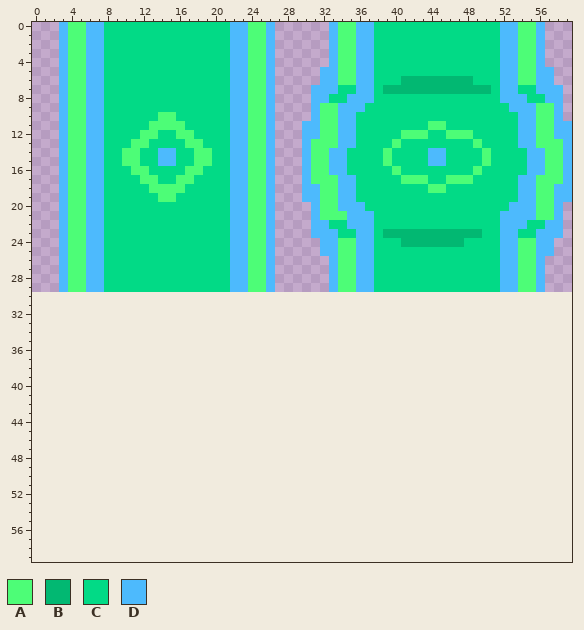
A pixel-art sprite gets an edit: data/carpet1.png. That is the earlier state.
The file is 60x30 pixels. The old version is drawn lined up with the new one, on the new canvas.
Palette (. is transparent): A #4dfd77  B #02b872  C #02da86  D #4dbafd
Now the later version:
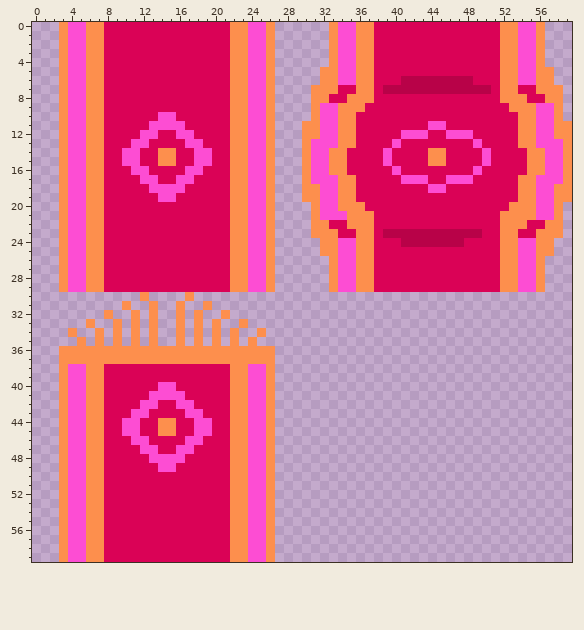
From the commit log: Ajout de l'extrémité carpet et de carpet2
Changes in this commit:
canvas 60x30 -> 60x60
@@ palette @@
-A #4dfd77
+A #fd4dd3
-B #02b872
+B #b80248
-C #02da86
+C #da0256
-D #4dbafd
+D #fd8f4d
@@ x 1..28 @@
 29 ..DAADDCCCCCCCCCCCCCCDDAAD..
-30 ............................
-31 ............................
-32 ............................
-33 ............................
-34 ............................
-35 ............................
-36 ............................
-37 ............................
-38 ............................
-39 ............................
-40 ............................
-41 ............................
-42 ............................
-43 ............................
-44 ............................
-45 ............................
-46 ............................
-47 ............................
-48 ............................
-49 ............................
-50 ............................
-51 ............................
-52 ............................
-53 ............................
-54 ............................
-55 ............................
-56 ............................
-57 ............................
-58 ............................
-59 ............................
+30 ...........D....D...........
+31 .........D..D..D..D.........
+32 .......D..D.D..D.D..D.......
+33 .....D..D.D.D..D.D.D..D.....
+34 ...D..D.D.D.D..D.D.D.D..D...
+35 ....D.D.D.D.D..D.D.D.D.D....
+36 ..DDDDDDDDDDDDDDDDDDDDDDDD..
+37 ..DDDDDDDDDDDDDDDDDDDDDDDD..
+38 ..DAADDCCCCCCCCCCCCCCDDAAD..
+39 ..DAADDCCCCCCCCCCCCCCDDAAD..
+40 ..DAADDCCCCCCAACCCCCCDDAAD..
+41 ..DAADDCCCCCAAAACCCCCDDAAD..
+42 ..DAADDCCCCAACCAACCCCDDAAD..
+43 ..DAADDCCCAACCCCAACCCDDAAD..
+44 ..DAADDCCAACCDDCCAACCDDAAD..
+45 ..DAADDCCAACCDDCCAACCDDAAD..
+46 ..DAADDCCCAACCCCAACCCDDAAD..
+47 ..DAADDCCCCAACCAACCCCDDAAD..
+48 ..DAADDCCCCCAAAACCCCCDDAAD..
+49 ..DAADDCCCCCCAACCCCCCDDAAD..
+50 ..DAADDCCCCCCCCCCCCCCDDAAD..
+51 ..DAADDCCCCCCCCCCCCCCDDAAD..
+52 ..DAADDCCCCCCCCCCCCCCDDAAD..
+53 ..DAADDCCCCCCCCCCCCCCDDAAD..
+54 ..DAADDCCCCCCCCCCCCCCDDAAD..
+55 ..DAADDCCCCCCCCCCCCCCDDAAD..
+56 ..DAADDCCCCCCCCCCCCCCDDAAD..
+57 ..DAADDCCCCCCCCCCCCCCDDAAD..
+58 ..DAADDCCCCCCCCCCCCCCDDAAD..
+59 ..DAADDCCCCCCCCCCCCCCDDAAD..
Where, in picture pixels (left, top, right, bottom), the same in both pictures:
changed: (59, 22, 275, 562)
changed: (302, 22, 572, 292)
